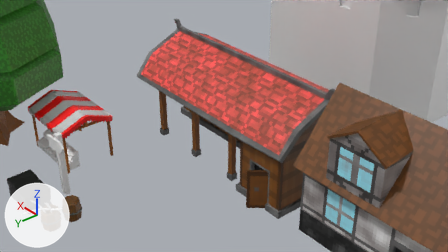
What one commit did to the Blender file Assets/Daniel World Assets/Med Barn.blend.
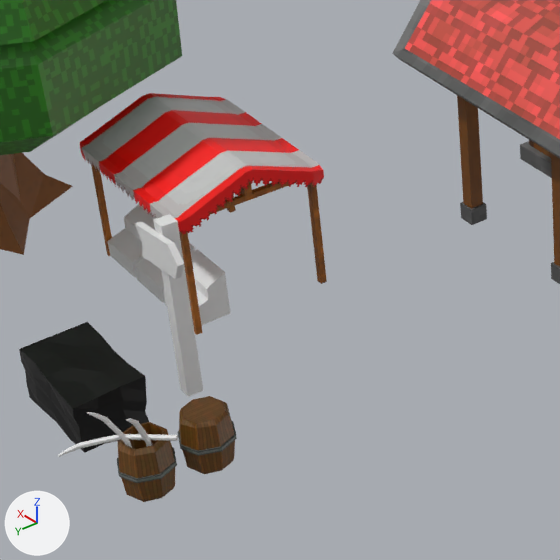
Old and new are each drawn from the file's camera 'Camera' and again close up on the part from 0% to 43% of the width and 23% to 100% of the height. Arrows for +X, +Y and +Z are at lower left; the lights stay in place.

The first close-up shows 'Barn', 'Barn Pillars', 'Barrel ', 'Barrel Open', 'Cube.001', 'Cube.003', 'Hay bale', 'Pine', 'Sign', 'Sign post'.
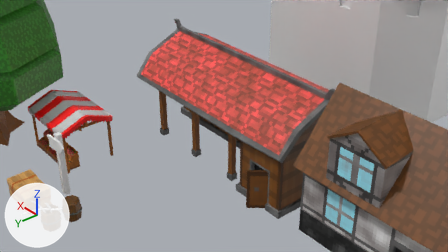
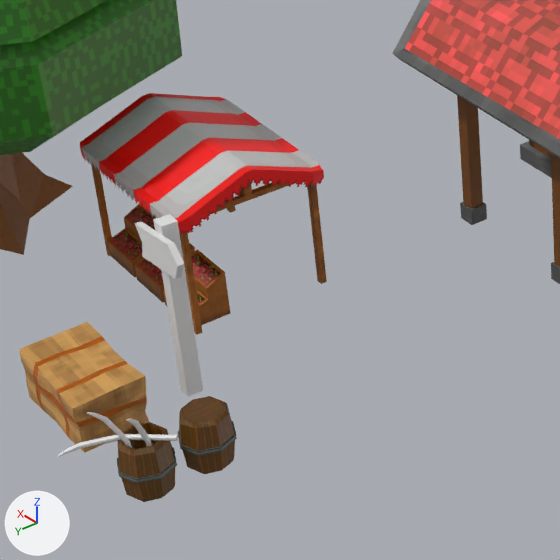
The change, as a diff of the scene's bpy script:
```diff
--- a/Assets/Daniel World Assets/Med Barn.blend.py
+++ b/Assets/Daniel World Assets/Med Barn.blend.py
@@ img_stand_basket2_png @@
+img_stand_basket2_png = load_image('Stand Basket2.png', 'Basket/Stand Basket2.png', 64, 64, 'sRGB')
@@ img_hay_png @@
+img_hay_png = load_image('Hay.png', 'Hay/Hay.png', 64, 64, 'sRGB')
@@ mat_hay @@
 mat_hay = principled_material('Hay')
-mat_hay.texture = img_hay
+mat_hay.texture = img_hay_png
@@ mat_standbasket @@
+mat_standbasket = principled_material('StandBasket')
+mat_standbasket.texture = img_stand_basket2_png  # with its transparency
@@ me_cube_036 @@
 me_cube_036.from_pydata(...)  # 16 vertices, 16 faces; spans x -0.378..0.378, y -0.274..0.814, z -0.47..0.34
+me_cube_036.materials.append(mat_standbasket)  # picture img_stand_basket2_png
```

Boxes (x1, y1, x2, y2) around the edits, measured in the close-ups (560 x 560 px):
'Hay bale', surface changed (black to orange)
    both: (19, 322, 149, 452)
'Cube.003', recoloured (grey to brown)
    both: (108, 204, 231, 325)
